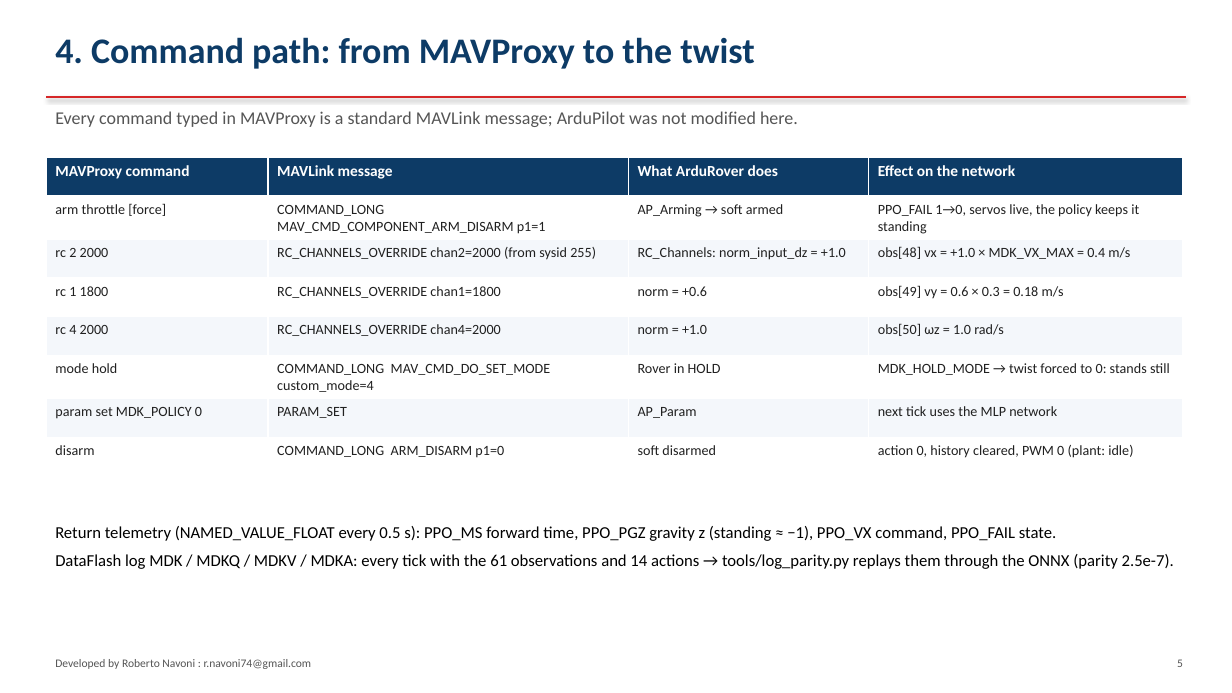
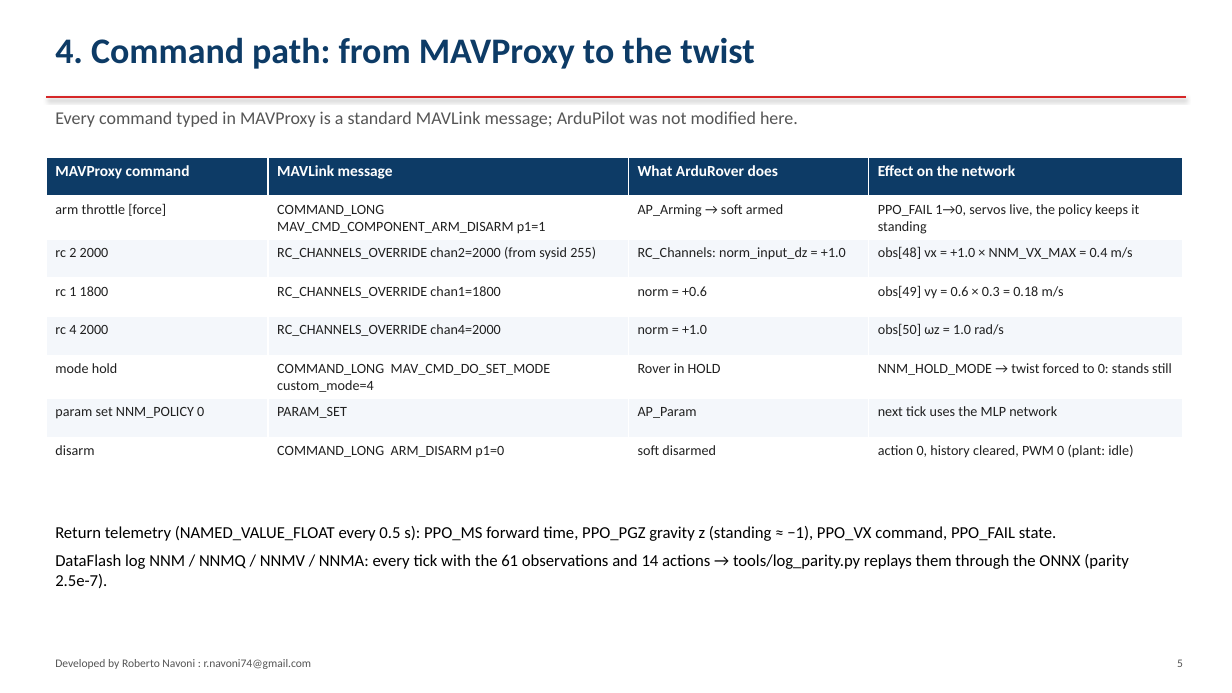
Before and after one commit to virtualrobotix/Arudpilot-Neural-Mixer, a slide deck: slide 5 of docs/architecture-integration.pptx. Drawn at 1232x693 pixels with LibreOffice and Linux fonts; fonts in the diff are those of the drawing. Boxes give left, top, right and bottom in pixels: in the first picture for what was removed or moved away, otherwise in the second. Text is boxed around its words. In the diff, an @@ line names an element or a change of style, - is before the commit and + after.

```diff
--- a/docs/architecture-integration.pptx
+++ b/docs/architecture-integration.pptx
@@ table at [46,157,1183,468] @@
-row 3, column 4: obs[48] vx = +1.0 × MDK_VX_MAX = 0.4 m/s
+row 3, column 4: obs[48] vx = +1.0 × NNM_VX_MAX = 0.4 m/s
-row 6, column 4: MDK_HOLD_MODE → twist forced to 0: stands still
+row 6, column 4: NNM_HOLD_MODE → twist forced to 0: stands still
-row 7, column 1: param set MDK_POLICY 0
+row 7, column 1: param set NNM_POLICY 0
@@ text at [55,554,1129,588]: text changed @@
-DataFlash log MDK / MDKQ / MDKV / MDKA: every tick with the 61 observations and 14 actions → tools/log_parity.py replays them through the ONNX (parity 2.5e-7).
+DataFlash log NNM / NNMQ / NNMV / NNMA: every tick with the 61 observations and 14 actions → tools/log_parity.py replays them through the ONNX (parity 2.5e-7).
```
Also in this commit, not shown: 10 other slides changed, 24 other files.
